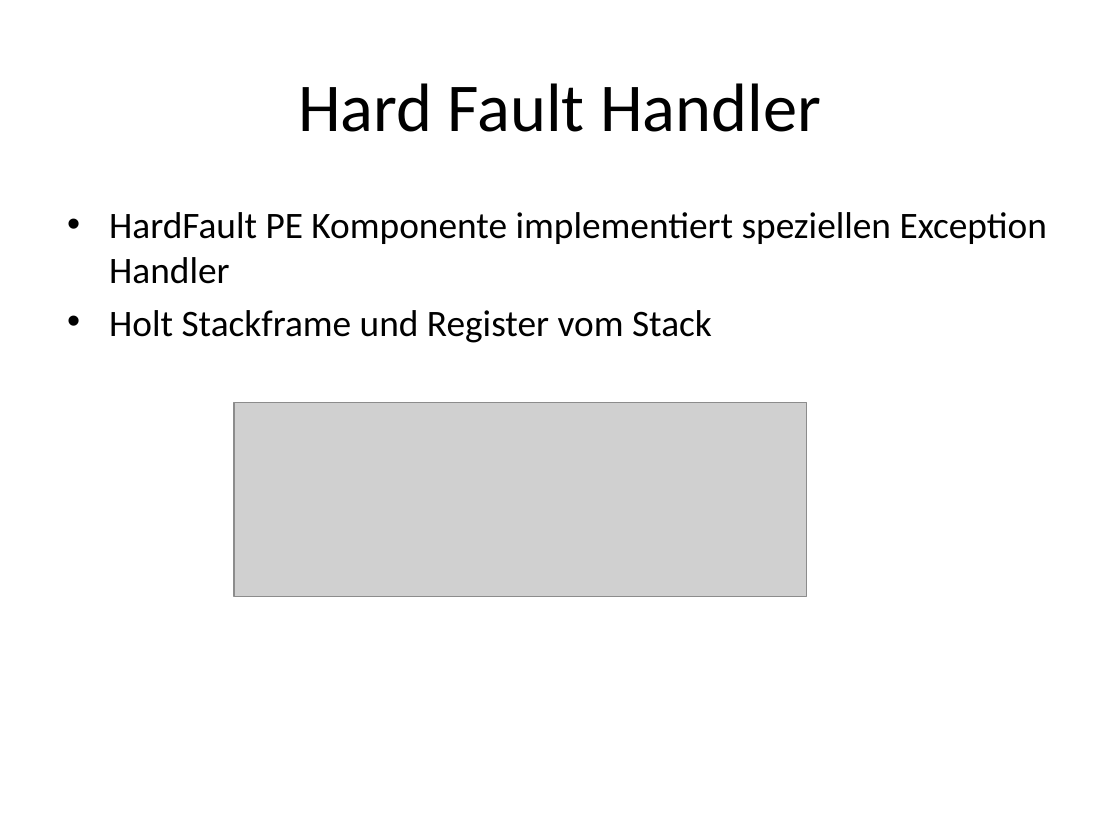
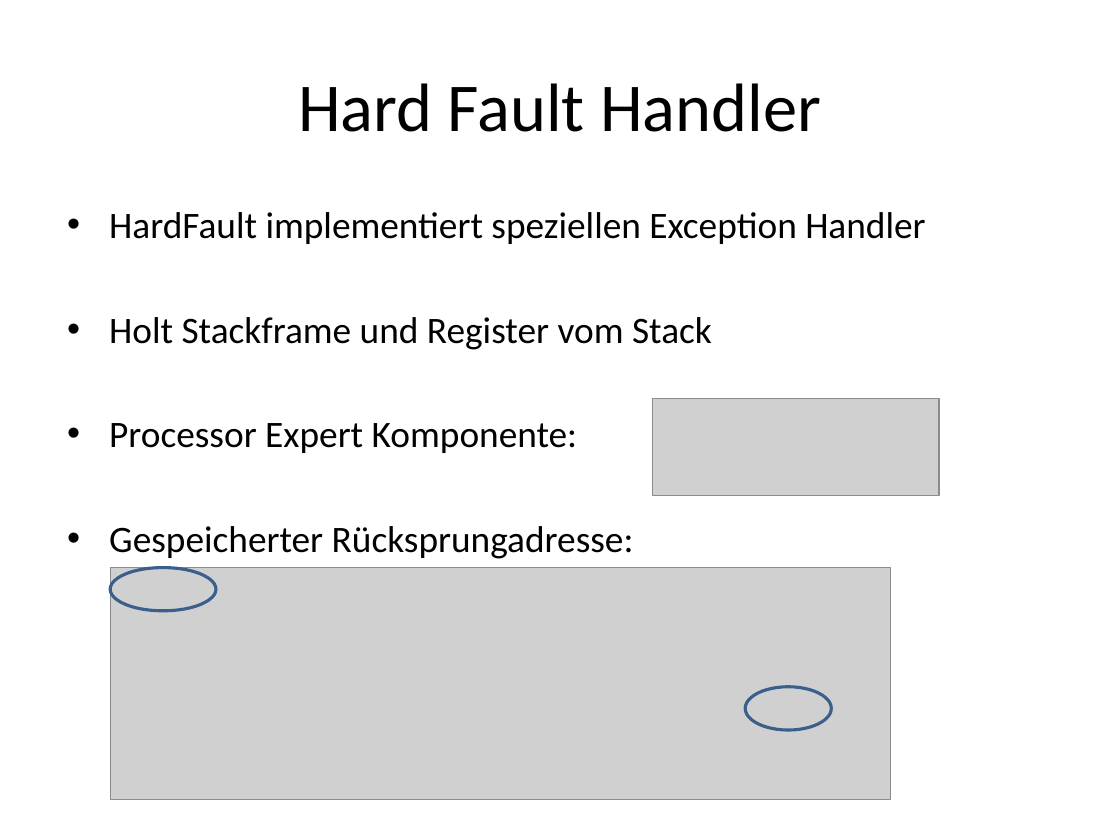
Before and after one commit to BettyET/source42, a slide deck: slide 6 of Recap/Recap.pptx. Drawn at 1120x840 pixels with LibreOffice and Linux fonts; fonts in the diff are those of the drawing; grey boxes stand for pictures. Boxes give left, top, right and bottom in pixels: in the first picture for what was removed or moved away, otherwise in the second. Text is boxed around its words. In the diff, an @@ line names an element or a change of style, - is before the commit and + after.

```diff
--- a/Recap/Recap.pptx
+++ b/Recap/Recap.pptx
@@ text at (109,212,925,244): text changed @@
-• HardFault PE Komponente implementiert speziellen Exception Handler
+• HardFault implementiert speziellen Exception Handler
@@ picture: place and size @@
-picture at (234,402,806,596)
+picture at (653,399,940,496)
@@ text at (109,423,634,559): paragraphs added @@
+• Processor Expert Komponente:
+• Gespeicherter Rücksprungadresse:
@@ picture added at (110,568,890,800) @@
@@ ellipse added at (110,568,215,612), outline #3A5F8C 2 pt @@
@@ ellipse added at (745,687,831,730), outline #3A5F8C 2 pt @@
```
Also in this commit, not shown: 1 slide added.
